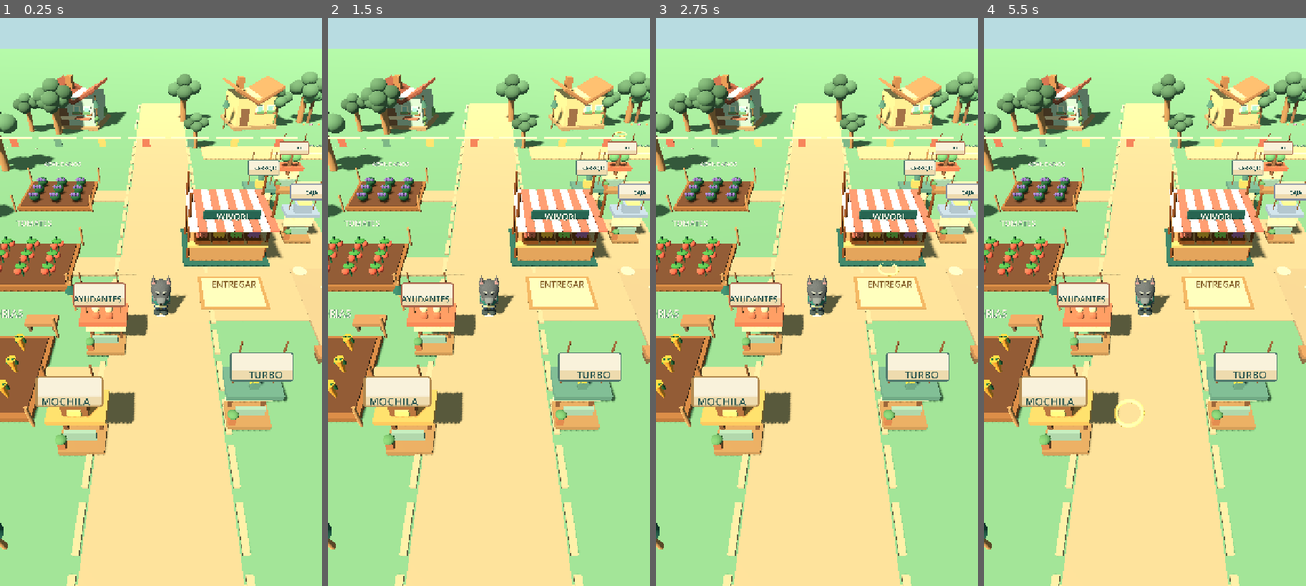
Above: before the commit, frames 1-4 (left to right).
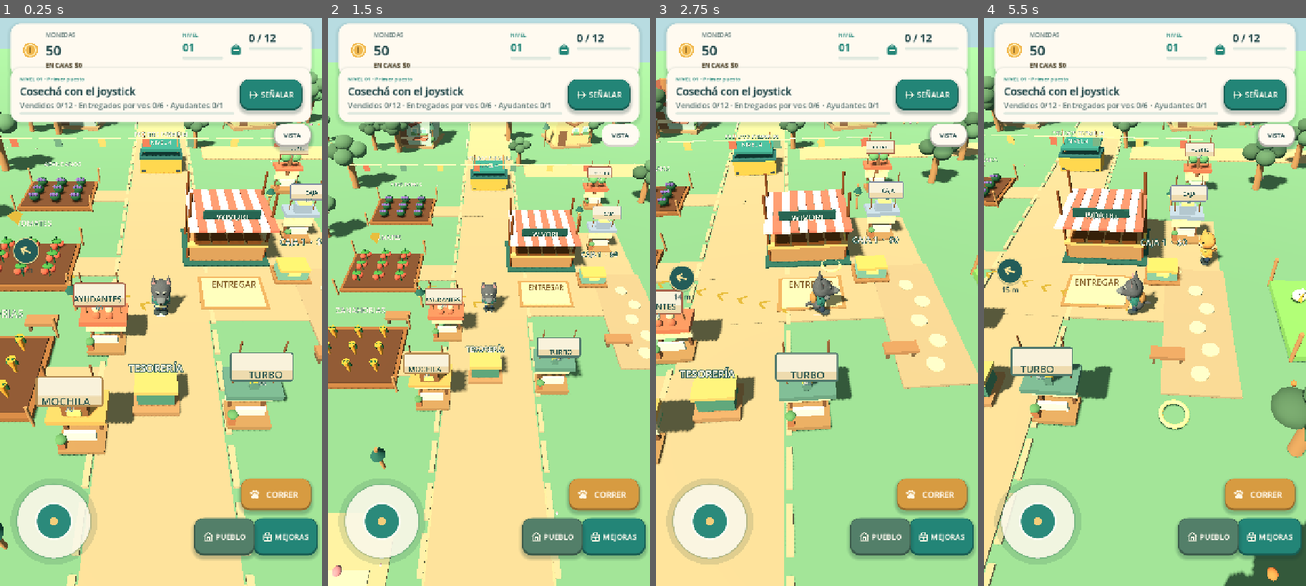
Above: after the commit, the same moments.

Repository: alejandropemamartinez-crypto/WivoriTrails
Game: Godot game, scene res://Main.tscn
Same seed, same stepped clock (60 frames per second), same inputs: the game is played once before the commit and once after it.
Inputs (mouse positions are in pixels of both pictures, inside the frame that each line leads up to):
- Up to frame 1 (0.25 s): no input
- Up to frame 2 (1.5 s): click (598, 97) at 0.5 s, where only the run after the commit has a clickable "SEÑALAR"; click (621, 137) at 1.25 s, where only the run after the commit has a clickable "VISTA"
- Up to frame 3 (2.75 s): tap Enter at 2 s; move the mouse to (887, 273) at 2.02 s; hold D from 2.03 s (still down); click (887, 273) at 2.17 s
- Up to frame 4 (5.5 s): release D at 2.75 s; drag from (1080, 330) to (1128, 415) at 2.77 s; move the mouse to (1177, 171) at 3.52 s; hold D 3.53-4.25 s; drag from (1128, 415) to (1048, 211) at 4.27 s; move the mouse to (1241, 387) at 5.02 s; hold A from 5.03 s (still down)

The runs differ from the first frame. In frame 1, 29% of the frame differs, in the area x 0-100%, y 0-99%; in frame 2, 60%; in frame 3, 81%; in frame 4, 84%, in the area x 0-100%, y 0-100%.
Error before the commit: Parse Error: Cannot infer the type of "txt" variable because the value doesn't have a set type. (res://scripts/cash_economy.gd:48)

Commit message:
Use statically typed mesh instances for safe Godot 4.4 cash rendering

Diff:
--- a/scripts/cash_economy.gd
+++ b/scripts/cash_economy.gd
@@ -45,7 +45,7 @@
 	g.world.shape(node,"box",Vector3(0,.57,0),Vector3(1.68,.67,1.15),Color("#7eae9d"),"Caja de efectivo")
 	g.world.shape(node,"box",Vector3(0,.95,.05),Vector3(1.70,.17,1.19),Color("#e1b568"),"Borde dorado")
 	g.world.shape(node,"box",Vector3(0,.71,.61),Vector3(.70,.24,.06),Color("#f3d78b"),"Cerradura")
-	var txt:=g.world.make_label(node,"CAJA %d" % (index+1),Vector3(0,2.75,.35),46)
+	var txt: Label3D=g.world.make_label(node,"CAJA %d" % (index+1),Vector3(0,2.75,.35),46)
 	txt.font_size=56
 	txt.pixel_size=.008
 	txt.modulate=Color("#ffefd1")
@@ -56,7 +56,7 @@
 	# Max 18 meshes, regardless of amount: large sums scale visually.
 	var pieces: Array=[]
 	for j in range(18):
-		var coin:=g.world.shape(node,"cylinder",
+		var coin: MeshInstance3D=g.world.shape(node,"cylinder",
 			Vector3(float(j%3-1)*.39,1.10+float(j/9)*.16+float(j%3)*.065,float((j/3)%3-1)*.33),
 			Vector3(.31,.09,.31),Color("#f3c85c") if j%3 else Color("#ffe6a3"),"Moneda recaudada")
 		pieces.append(coin)
@@ -130,7 +130,7 @@
 
 func _fly_money(from: Vector3, target: Vector3, count: int, to_hero: bool) -> void:
 	for j in range(mini(12,count)):
-		var piece:=g.world.shape(self,"cylinder",from+Vector3(float(j%3-1)*.16,.09*float(j),0),
+		var piece: MeshInstance3D=g.world.shape(self,"cylinder",from+Vector3(float(j%3-1)*.16,.09*float(j),0),
 			Vector3(.24,.075,.24),Color("#f4c65b"),"Moneda animada")
 		var tween:=create_tween().set_parallel(true)
 		var delay:=float(j)*.047
@@ -148,7 +148,7 @@
 	if by_player:
 		g.coins=mini(MAX_PENDING,g.coins+value)
 		g.player.act("collect")
-		_fly_money(REGISTERS[index]+Vector3(0,1.20,0),g.player.position+Vector3(0,1.55,.25),min(12,3+int(log(float(value)+1.0))),true)
+		_fly_money(REGISTERS[index]+Vector3(0,1.20,0),g.player.position+Vector3(0,1.55,.25),mini(12,3+int(log(float(value)+1.0))),true)
 		g.hud.animate_income(value,g.camera.unproject_position(REGISTERS[index]+Vector3(0,1.3,0)))
 		g._cash_sound()
 		g._float_activity(REGISTERS[index],"+$%d RECOGIDOS" % value,Color("#f2cf73"))
